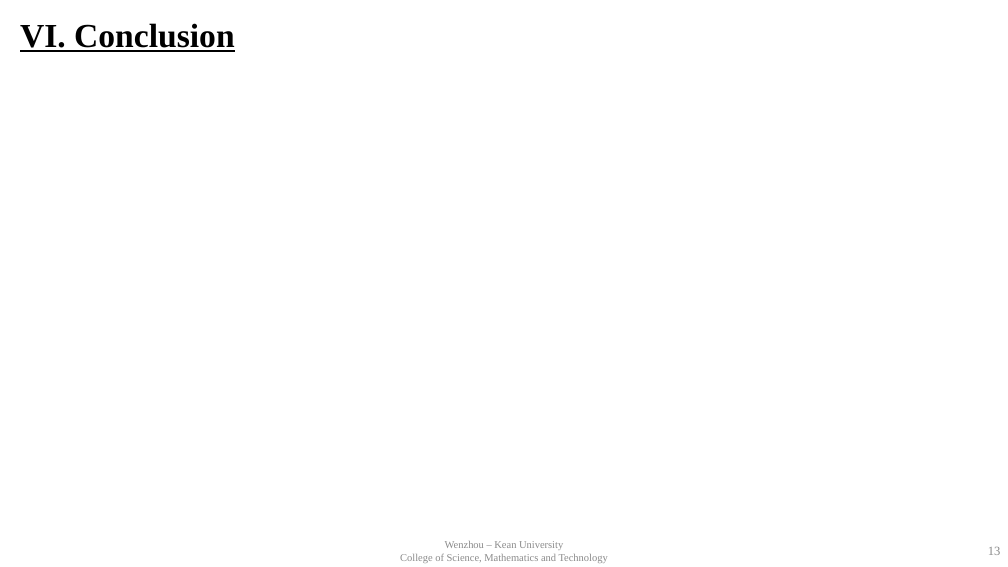
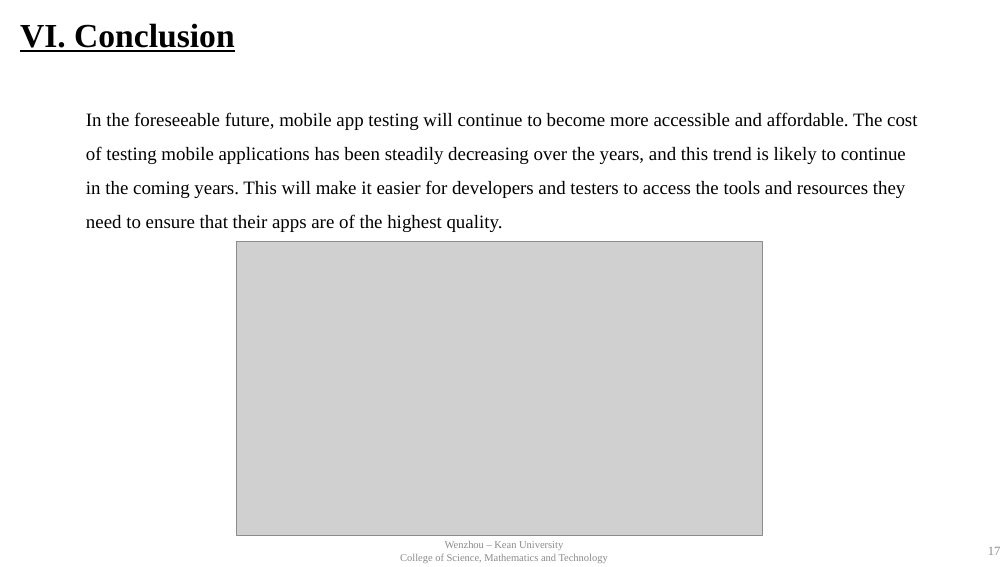
Before and after one commit to baocheng1989/sqa_paper, a slide deck: slide 17 of presentation.pptx (slide 13 before the commit). Drawn at 1008x567 pixels with LibreOffice and Linux fonts; fonts in the diff are those of the drawing; grey boxes stand for pictures; background and template pictures are left out. Boxes give left, top, right and bottom in pixels: in the first picture for what was removed or moved away, otherwise in the second. Text is boxed around its words. In the diff, an @@ line names an element or a change of style, - is before the commit and + after.

```diff
--- a/presentation.pptx
+++ b/presentation.pptx
@@ text added at (86, 112, 917, 232), 18 pt, text #000000 @@
+In the foreseeable future, mobile app testing will continue to become more accessible and affordable. The cost of testing mobile applications has been steadily decreasing over the years, and this trend is likely to continue in the coming years. This will make it easier for developers and testers to access the tools and resources they need to ensure that their apps are of the highest quality.
@@ picture added at (237, 241, 762, 535) @@
@@ page number at (988, 547, 1001, 555): text changed @@
-13
+17
```
Also in this commit, not shown: 9 other slides changed, 3 slides added, 2 other files.
